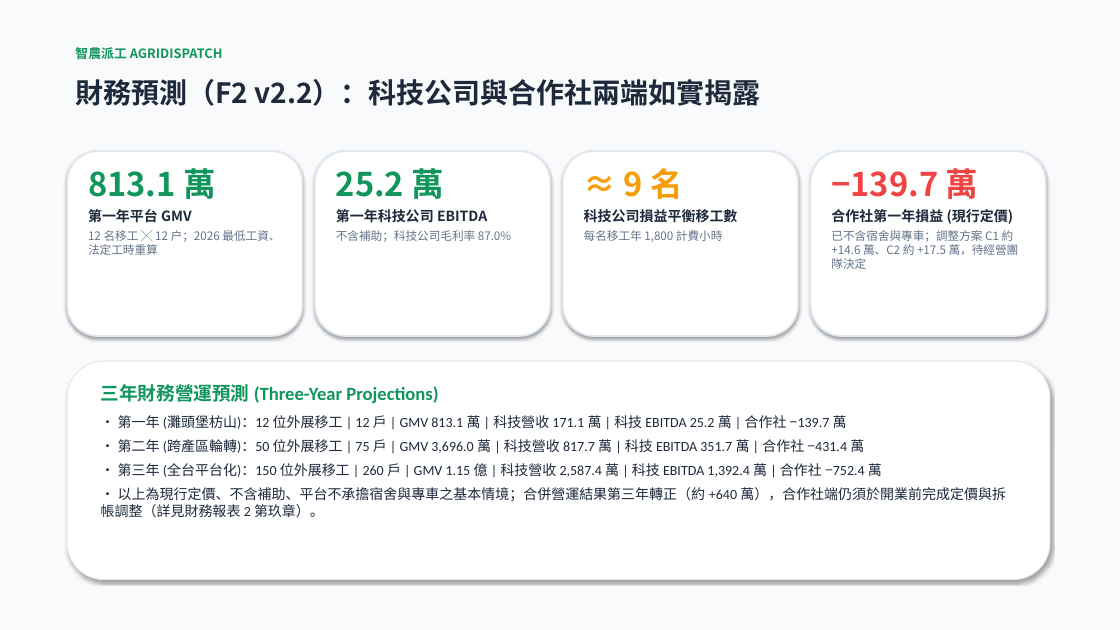
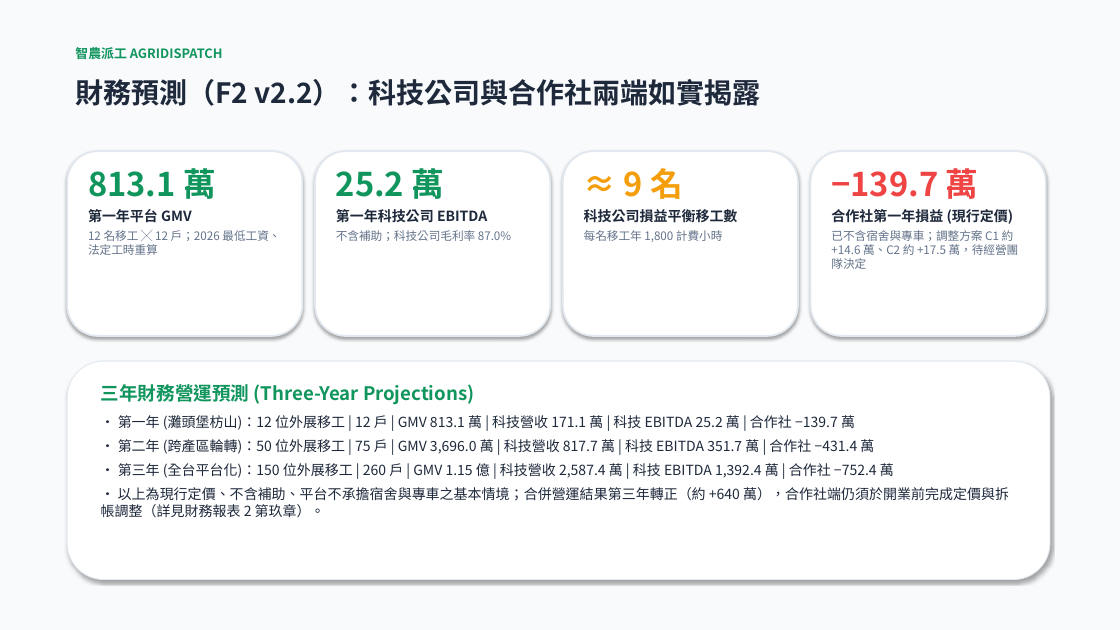
Before and after one commit to xx8888x/agridispatch, a slide deck: slide 7 of 06_簡報與路演Pitch/02_智農派工_Demo簡報_加速器Pitch.pptx. Drawn at 1120x630 pixels with LibreOffice and Linux fonts; fonts in the diff are those of the drawing. Boxes give left, top, right and bottom in pixels: in the first picture for what was removed or moved away, otherwise in the second. Text is boxed around its words. In the diff, an @@ line names an element or a change of style, - is before the commit and + after.

```diff
--- a/06_簡報與路演Pitch/02_智農派工_Demo簡報_加速器Pitch.pptx
+++ b/06_簡報與路演Pitch/02_智農派工_Demo簡報_加速器Pitch.pptx
@@ text "三年財務營運預測 (Three-Year Projections)" at (x1=101, y1=384, x2=1009, y2=517): font Calibri to Noto Sans CJK TC @@
```
Also in this commit, not shown: 8 other slides changed, 3 other files.
